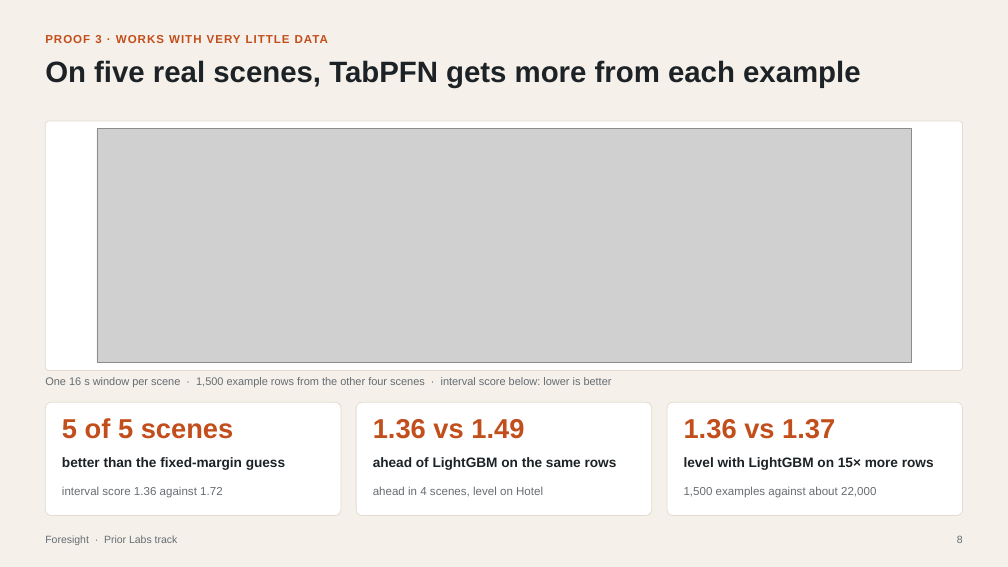
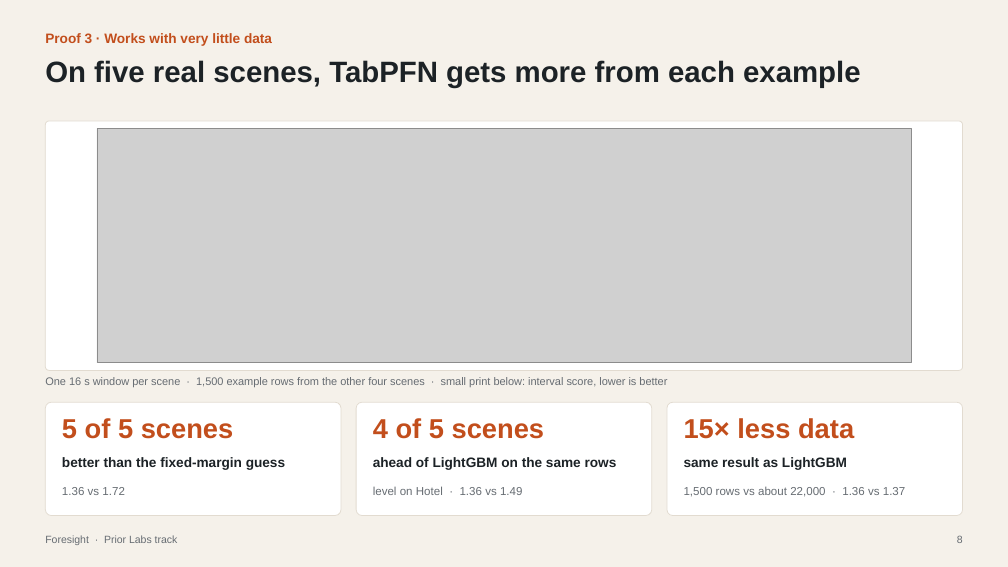
Before and after one commit to shiinalight/Foresight, a slide deck: slide 8 of deck/Foresight_finalist_static.pptx. Drawn at 1008x567 pixels with LibreOffice and Linux fonts; fonts in the diff are those of the drawing; grey boxes stand for pictures. Boxes give left, top, right and bottom in pixels: in the first picture for what was removed or moved away, otherwise in the second. Text is boxed around its words. In the diff, an @@ line names an element or a change of style, - is before the commit and + after.

```diff
--- a/deck/Foresight_finalist_static.pptx
+++ b/deck/Foresight_finalist_static.pptx
@@ text at [45,33,272,46]: text changed; size 11 to 13 pt @@
-PROOF 3 · WORKS WITH VERY LITTLE DATA
+Proof 3 · Works with very little data
@@ text at [45,377,667,387]: text changed @@
-One 16 s window per scene · 1,500 example rows from the other four scenes · interval score below: lower is better
+One 16 s window per scene · 1,500 example rows from the other four scenes · small print below: interval score, lower is better
@@ text at [373,418,545,439]: text changed @@
-1.36 vs 1.49
+4 of 5 scenes
@@ text at [684,418,854,439]: text changed @@
-1.36 vs 1.37
+15× less data
@@ text at [684,457,847,470]: text changed @@
-level with LightGBM on 15× more rows
+same result as LightGBM
@@ text at [62,487,125,495]: text changed @@
-interval score 1.36 against 1.72
+1.36 vs 1.72
@@ text at [373,486,522,495]: text changed @@
-ahead in 4 scenes, level on Hotel
+level on Hotel · 1.36 vs 1.49
@@ text at [684,486,905,497]: text changed @@
-1,500 examples against about 22,000
+1,500 rows vs about 22,000 · 1.36 vs 1.37
```
Also in this commit, not shown: 21 other slides changed, 1 slide added, 11 other files.
